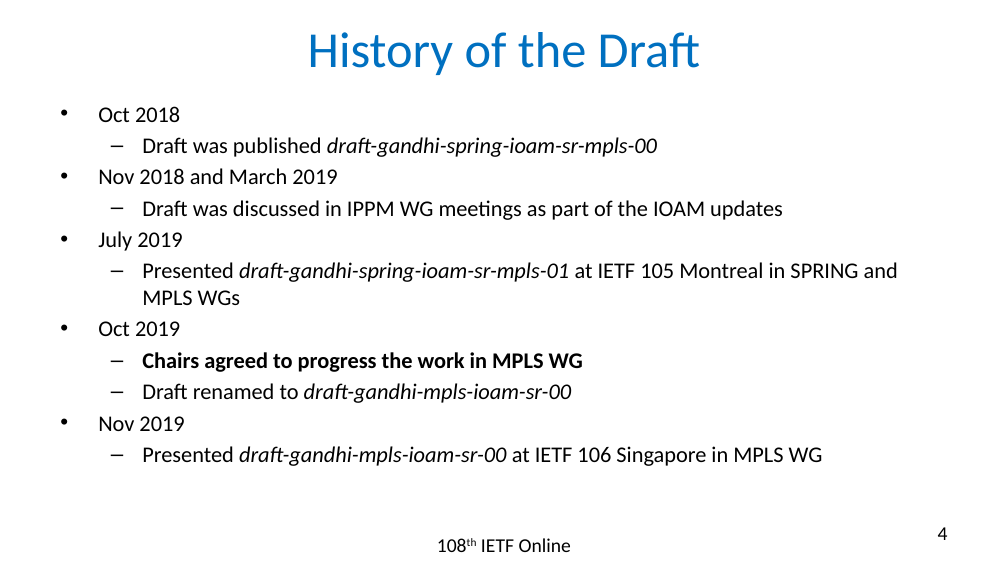
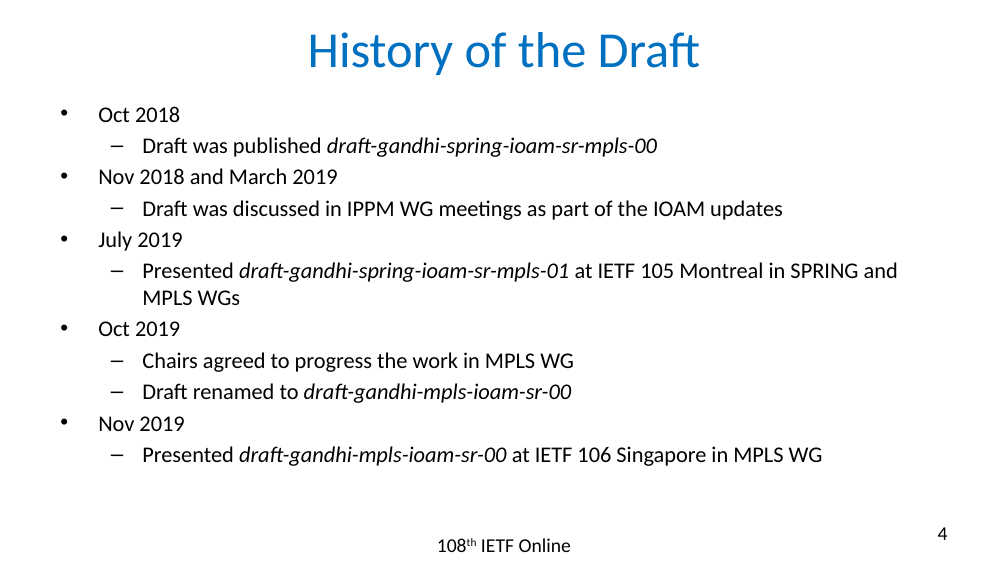
Before and after one commit to rakgandhi/ietf-slides, a slide deck: slide 4 of draft-gandhi-mpls-ioam-sr-02.pptx. Drawn at 1008x567 pixels with LibreOffice and Linux fonts; fonts in the diff are those of the drawing. Boxes give left, top, right and bottom in pixels: in the first picture for what was removed or moved away, otherwise in the second. Text is boxed around its words. In the diff, an @@ line names an element or a change of style, - is before the commit and + after.

```diff
--- a/draft-gandhi-mpls-ioam-sr-02.pptx
+++ b/draft-gandhi-mpls-ioam-sr-02.pptx
@@ text at (142, 352, 574, 372): bold off in "Chairs agreed to progress the work in ..." @@
```
Also in this commit, not shown: 3 other slides changed, 1 other file.
